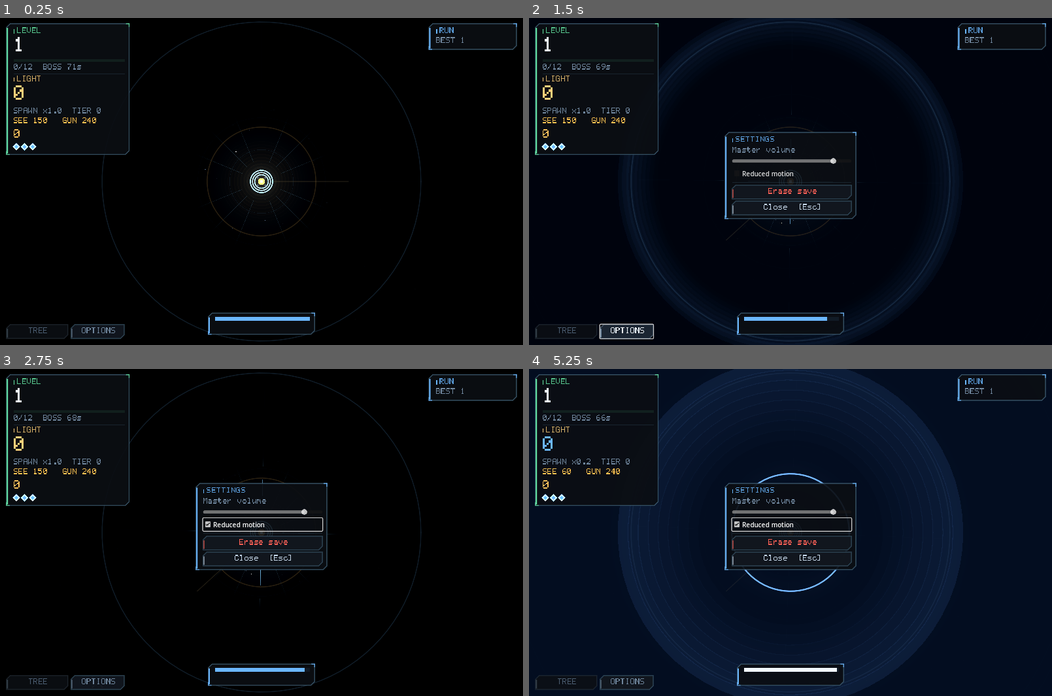
Above: before the commit, frames 1-4 (two rows, left to right).
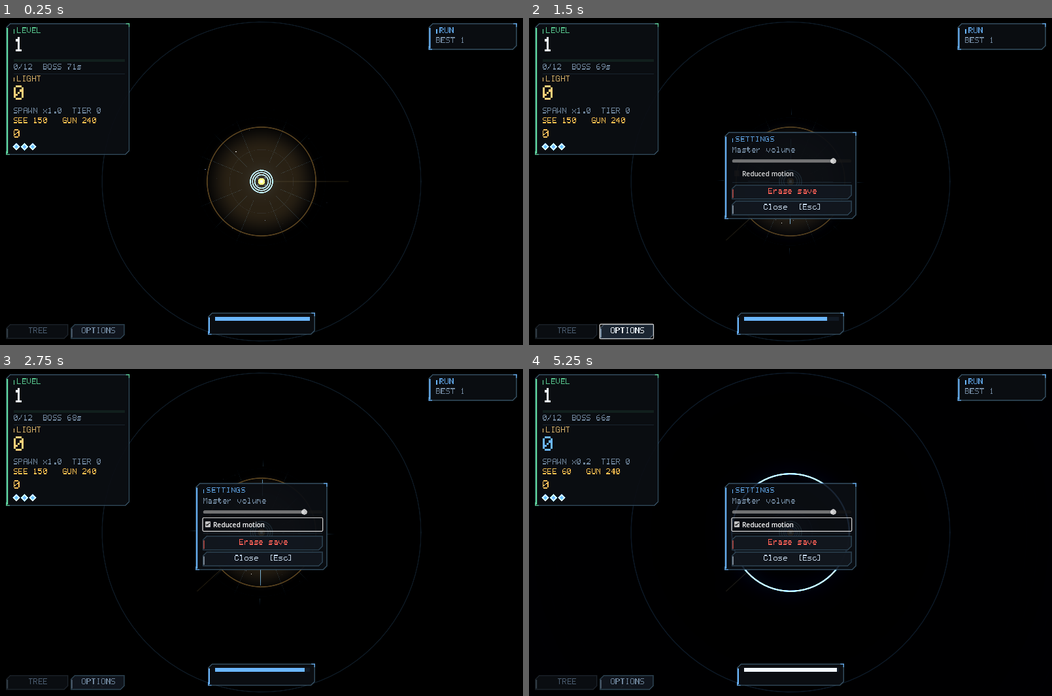
Above: after the commit, the same moments.

Repository: joseph-bergin/bloom
Game: Godot game, scene res://scenes/Main.tscn
The game is run twice, just before and just after one commit, with the same random seed, the same clock (stepped at 60 frames per second) and the same inputs.
Inputs (mouse positions are in pixels of both pictures, inside the frame that each line leads up to):
- Up to frame 1 (0.25 s): no input
- Up to frame 2 (1.5 s): tap Enter at 0.5 s; move the mouse to (905, 165) at 0.52 s; hold Space (douse) 0.53-1.25 s; click (905, 165) at 0.67 s; click "OPTIONS" at 1.25 s
- Up to frame 3 (2.75 s): click "Reduced motion" at 2 s
- Up to frame 4 (5.25 s): click "Reduced motion" at 2.75 s; click "Reduced motion" at 3.5 s; tap Space (douse) at 4.25 s; drag from (685, 548) to (764, 597) at 4.27 s; tap Enter at 5 s; move the mouse to (842, 460) at 5.02 s; hold Space (douse) from 5.03 s (still down); click (842, 460) at 5.17 s

The runs differ from the first frame. In frame 1, 3.5% of the frame differs, in the area x 39-61%, y 33-67%; in frame 2, 13%; in frame 3, 0.2%; in frame 4, 80%, in the area x 0-100%, y 0-100%.

Commit message:
Deepen the dark so the light reads as light
The darkness left a couple of percent of the starfield showing through and
the douse veil washed the whole screen blue on top of it. Between them the
lit pool read as a tint rather than as the only place there is light. The
dark is fully opaque now, falls off faster than linear so the ground goes
properly black a short way past the edge, and the veil is a light touch
since the sight collapse is what sells hiding.

The pool and the dark are one gradient in one shader now. Stacking arcs to
fake the falloff banded visibly, and the first attempt at combining them in
the shader mixed by darkness alone — which left a bright warm ring around
the rim, where darkness was high enough to paint but the colour was still
mostly warm. A halo, and exactly backwards from a light falling off. The
two contributions are weighted against each other instead.

Co-Authored-By: Claude Opus 5 <noreply@anthropic.com>

Diff:
--- a/scenes/field/BackdropLayer.gd
+++ b/scenes/field/BackdropLayer.gd
@@ -84,15 +84,9 @@
 	var hidden: bool = s.is_dousing()
 	# Warm when you are burning, cold when you have pulled the light in.
 	var tint: Color = Color(0.30, 0.44, 0.72) if hidden else Color(1.0, 0.74, 0.34)
-	var steps: int = 16
-	for i in range(steps):
-		var t: float = float(i) / float(steps)
-		# Brightest at the middle, falling away to nothing at the edge.
-		var a: float = 0.055 * pow(1.0 - t, 1.7)
-		draw_arc(Vector2.ZERO, sight * (0.06 + t * 0.94), 0.0, TAU, 56,
-			Color(tint.r, tint.g, tint.b, a),
-			(sight * 0.94) / float(steps) + 2.0, false)
-	draw_arc(Vector2.ZERO, sight, 0.0, TAU, 96, tint * 0.55, 1.4, true)
+	# The pool itself is drawn by the darkness shader as one smooth
+	# gradient; stacked arcs banded visibly. Only the rim is drawn here.
+	draw_arc(Vector2.ZERO, sight, 0.0, TAU, 96, tint * 0.7, 1.6, true)
 
 	# --- turret reach: the promise the player aims inside of ---
 	var reach: float = Stats.turret_range
--- a/scenes/field/DarknessLayer.gd
+++ b/scenes/field/DarknessLayer.gd
@@ -29,3 +29,8 @@
 	# A wider feather on a bigger pool keeps the edge looking like falloff
 	# rather than a drawn circle.
 	_mat.set_shader_parameter("feather", clampf(_shown / span * 0.42, 0.012, 0.10))
+	# Cold when the light has been pulled in, warm when it is burning.
+	var hidden: bool = GameState.s.is_dousing()
+	_mat.set_shader_parameter("warm",
+		Color(0.36, 0.52, 0.82) if hidden else Color(1.0, 0.74, 0.34))
+	_mat.set_shader_parameter("warm_amount", 0.10 if hidden else 0.13)
--- a/scenes/field/OverlayLayer.gd
+++ b/scenes/field/OverlayLayer.gd
@@ -70,16 +70,11 @@
 	if _veil <= 0.001:
 		return
 	var R: float = Constants.FIELD_RADIUS
+	# Kept light. The sight collapse is what sells hiding now; a full-screen
+	# blue wash on top of it only lifted the darkness back up.
 	var r: float = R * 2.2
 	draw_rect(Rect2(-r, -r, r * 2.0, r * 2.0),
-		Color(0.05, 0.10, 0.20, 0.55 * _veil))
-	# And the boundary pulls inward, so the world feels smaller.
-	var steps: int = 8
-	for i in range(steps):
-		var t: float = float(i) / float(steps)
-		draw_arc(Vector2.ZERO, lerpf(R * 1.05, R * 0.55, t * _veil), 0.0, TAU, 64,
-			Color(0.30, 0.55, 0.95, 0.10 * _veil * (1.0 - t)),
-			(R * 0.5) / float(steps) + 2.0, false)
+		Color(0.04, 0.08, 0.16, 0.16 * _veil))
 
 ## Darkens the corners so the eye is pulled to the middle, where the game is.
 func _draw_vignette() -> void:
--- a/scenes/field/shaders/darkness.gdshader
+++ b/scenes/field/shaders/darkness.gdshader
@@ -1,17 +1,35 @@
 shader_type canvas_item;
 
-// Real darkness outside the lit radius. Drawing unseen contacts as
-// silhouettes only relabelled the information — the player still knew
-// exactly where everything was. This removes it instead.
+// The light and the dark are the same gradient, so they are one pass.
+//
+// Outside the lit radius the field is genuinely black — drawing unseen
+// contacts as outlines only relabelled the information, and leaving a few
+// percent of the starfield showing through flattened the contrast until the
+// lit pool read as a tint rather than the only place there is light.
 
-uniform float sight_uv = 0.18;      // lit radius, in UV units
-uniform float feather = 0.05;       // how soft the edge of the light is
-uniform vec4 dark : source_color = vec4(0.008, 0.010, 0.016, 1.0);
-uniform float max_dark = 0.985;     // never quite pitch black
+uniform float sight_uv = 0.18;        // lit radius, in UV units
+uniform float feather = 0.05;         // softness of the boundary
+uniform vec4 dark : source_color = vec4(0.0, 0.0, 0.0, 1.0);
+uniform vec4 warm : source_color = vec4(1.0, 0.74, 0.34, 1.0);
+uniform float warm_amount = 0.10;     // how strongly the pool is tinted
+// Faster than linear, so the ground goes properly black a short way past
+// the edge rather than fading across the whole field.
+uniform float falloff = 1.6;
 
 void fragment() {
 	float d = distance(UV, vec2(0.5));
-	// 1 inside the light, 0 outside, feathered across the boundary.
 	float lit = 1.0 - smoothstep(sight_uv - feather, sight_uv + feather, d);
-	COLOR = vec4(dark.rgb, (1.0 - lit) * max_dark);
+
+	float darkness = pow(1.0 - lit, falloff);
+	// Brightest at the middle and gone by the rim, which is what makes the
+	// pool look cast rather than drawn.
+	float warmth = pow(lit, 2.5) * warm_amount;
+
+	// Weighted by contribution rather than mixed by darkness alone. Mixing
+	// left a bright warm band around the rim, where darkness was high
+	// enough to paint but the colour was still mostly warm — a halo, and
+	// exactly backwards from a light falling off.
+	float total = darkness + warmth;
+	vec3 c = (dark.rgb * darkness + warm.rgb * warmth) / max(total, 0.0001);
+	COLOR = vec4(c, clamp(total, 0.0, 1.0));
 }
Not shown, changed: README.md
